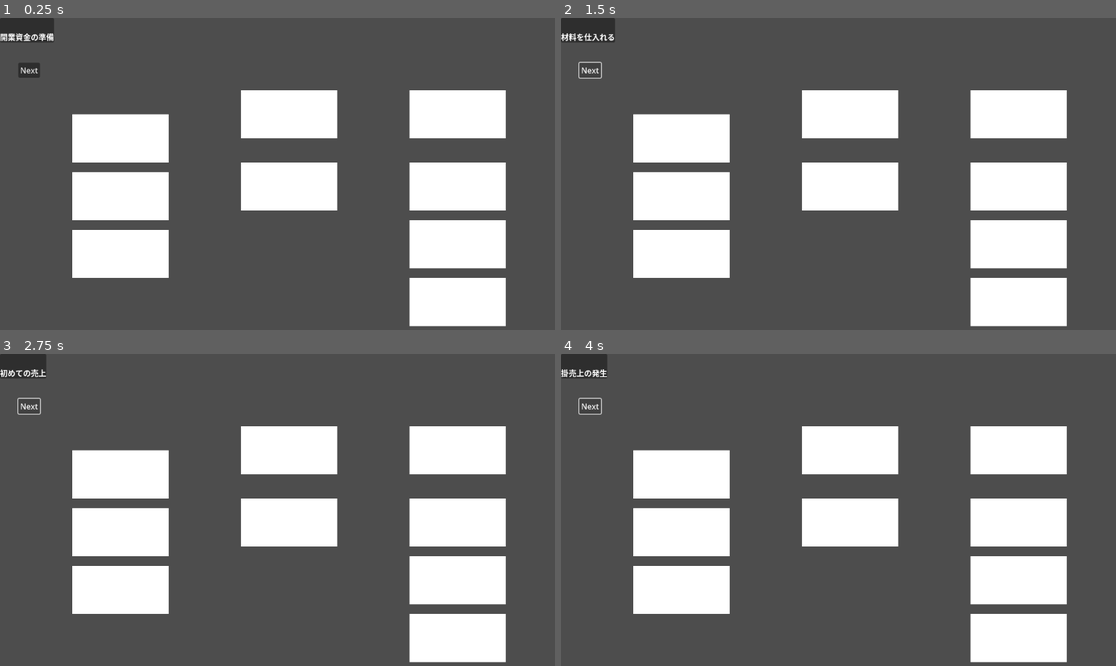
Above: before the commit, frames 1-4 (two rows, left to right).
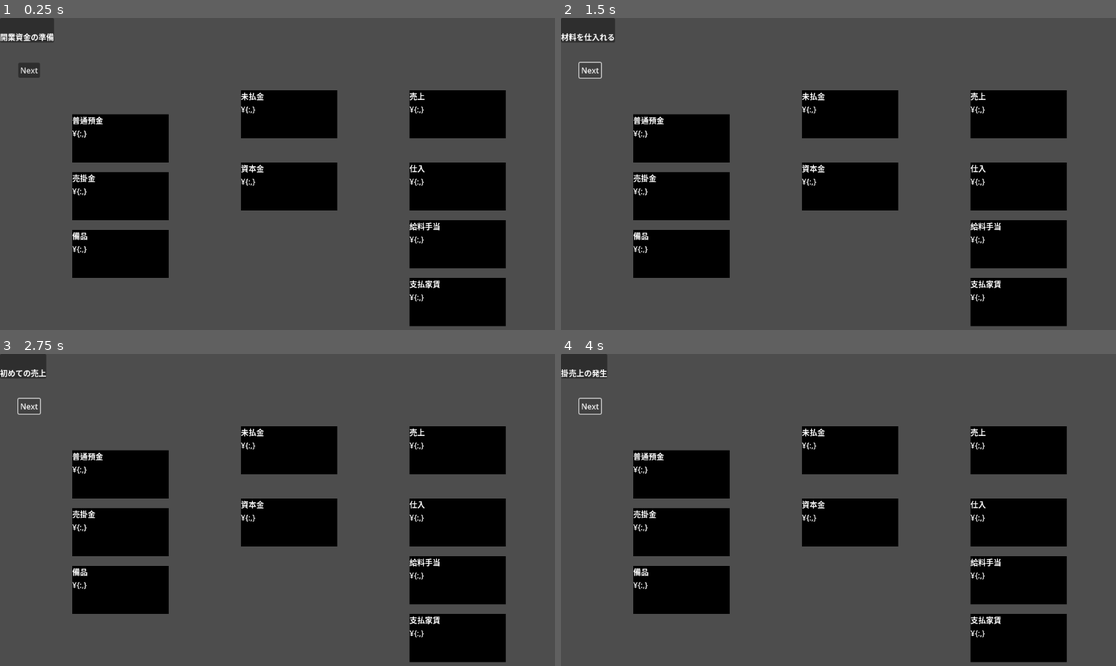
Above: after the commit, the same moments.

Repository: mjXmsdgh/BokiNodes
Game: Godot game, scene res://scenes/main.tscn
Two runs of this game, one before a commit and one after it. Both use one fixed random seed, a clock stepped at 60 frames per second and the inputs below. The project has no main scene, so this scene is started directly.
Inputs:
- Up to frame 1 (0.25 s): no input
- Up to frame 2 (1.5 s): click "Next" at 0.5 s; click "Next" at 1.25 s
- Up to frame 3 (2.75 s): click "Next" at 2 s
- Up to frame 4 (4 s): tap Enter at 2.75 s; tap Space at 3.5 s

The runs differ from the first frame. In frame 1, 24% of the frame differs, in the area x 13-92%, y 23-99%; in frame 2, 24%; in frame 3, 24%; in frame 4, 24%.

Commit message:
Set default label texts and background color
Added default text values for AccountNameLabel and BalanceLabel, and set the background color to black for improved initial scene appearance.

Diff:
--- a/bokinode/scenes/BokiNode.tscn
+++ b/bokinode/scenes/BokiNode.tscn
@@ -20,6 +20,7 @@
 anchor_bottom = 1.0
 grow_horizontal = 2
 grow_vertical = 2
+color = Color(0, 0, 0, 1)
 
 [node name="MarginContainer" type="MarginContainer" parent="."]
 layout_mode = 1
@@ -34,9 +35,11 @@
 
 [node name="AccountNameLabel" type="Label" parent="MarginContainer/VBoxContainer"]
 layout_mode = 2
+text = "普通預金"
 
 [node name="BalanceLabel" type="Label" parent="MarginContainer/VBoxContainer"]
 layout_mode = 2
+text = "100"
 
 [node name="InteractionArea" type="Area2D" parent="."]
 
